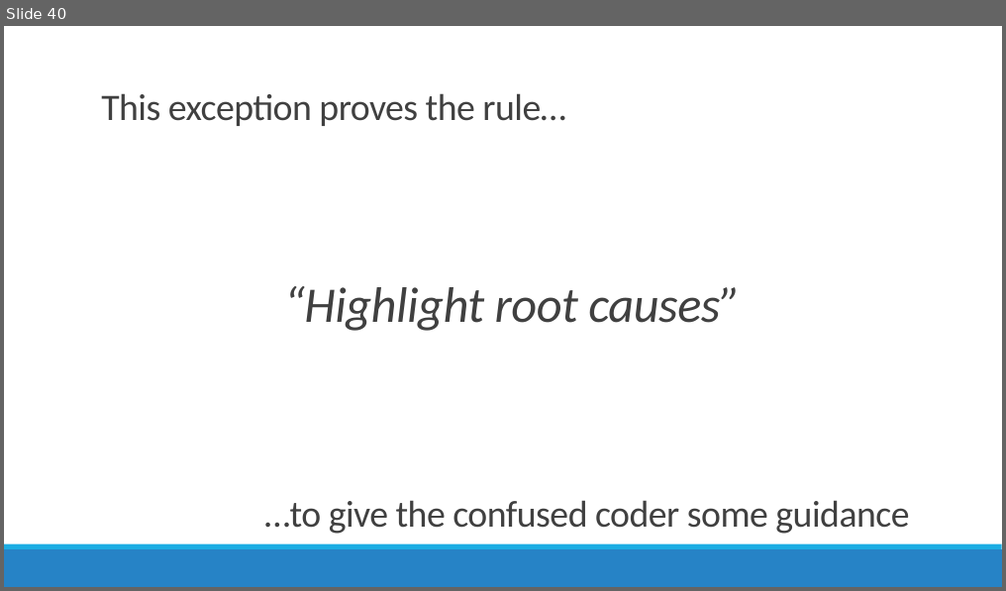
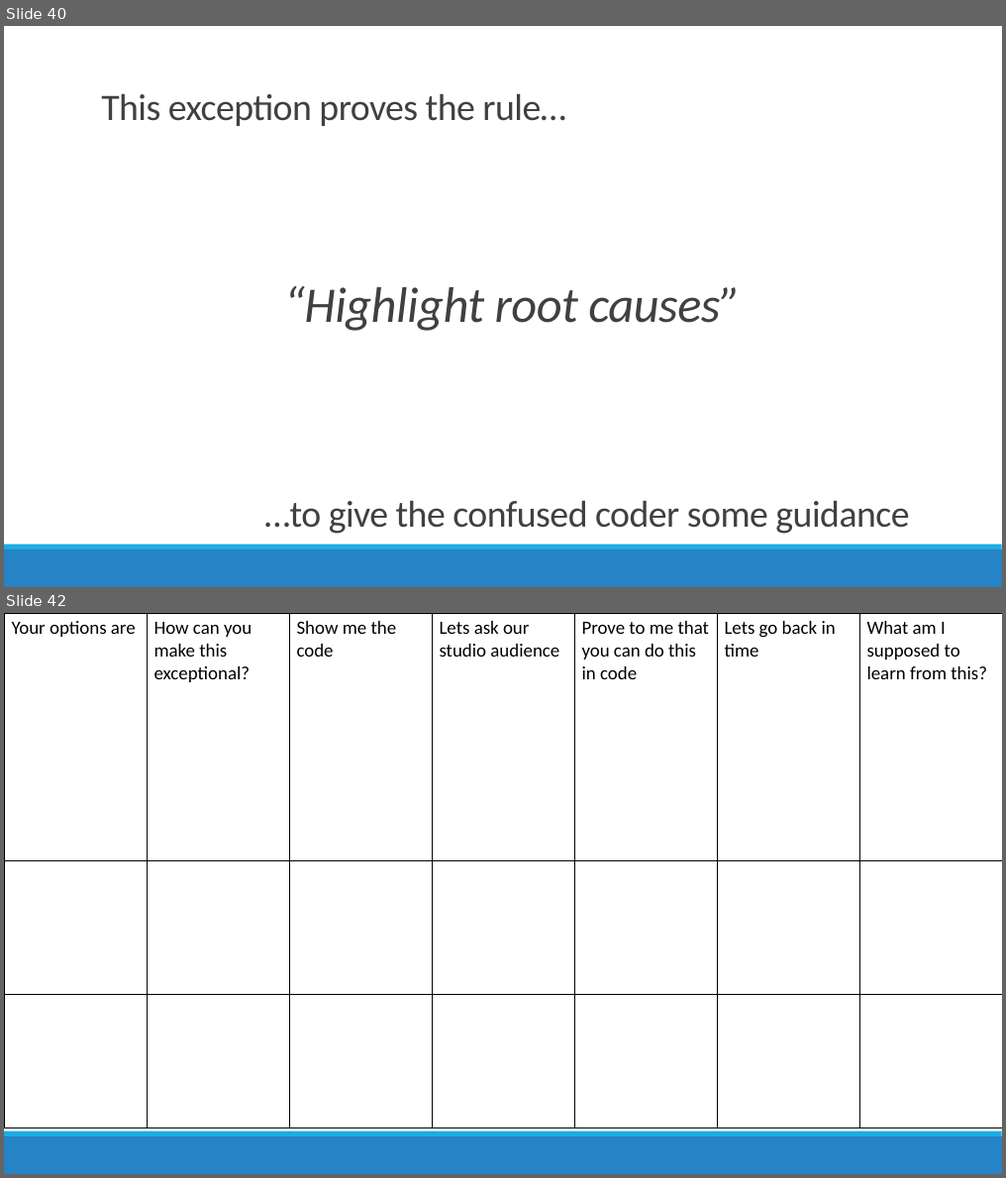
Before and after one commit to jamesrcounts/ExceptionalTalk, a slide deck: Exceptional Exceptions.pptx. Shown one above the other, each under a label of ours: slide 40 before the commit, slides 40 and 42 after it; the slides between them are not shown. The pictures are 1006x591 and 1006x1178 pixels, drawn with LibreOffice and Linux fonts; fonts in the diff are those of the drawing. Boxes give left, top, right and bottom in pixels: in the first picture for what was removed or moved away, otherwise in the second. Text is boxed around its words. In the diff, an @@ line names an element or a change of style, - is before the commit and + after.

Commit message:
Few updates at the end

```diff
--- a/Exceptional Exceptions.pptx
+++ b/Exceptional Exceptions.pptx
@@ slide 42 added at [4,613,1002,1174], background #FFFFFF; not listed: 2 template elements that a slide beside it also shows @@
@@ table added at [4,613,1000,1128], 3 rows, 7 columns @@
+Your options are | How can you make this exceptional? | Show me the code | Lets ask our studio audience | Prove to me that you can do this in code | Lets go back in time | What am I supposed to learn from this?
+ |  |  |  |  |  | 
+ |  |  |  |  |  | 
```
Also in this commit, not shown: 1 other slide added.
